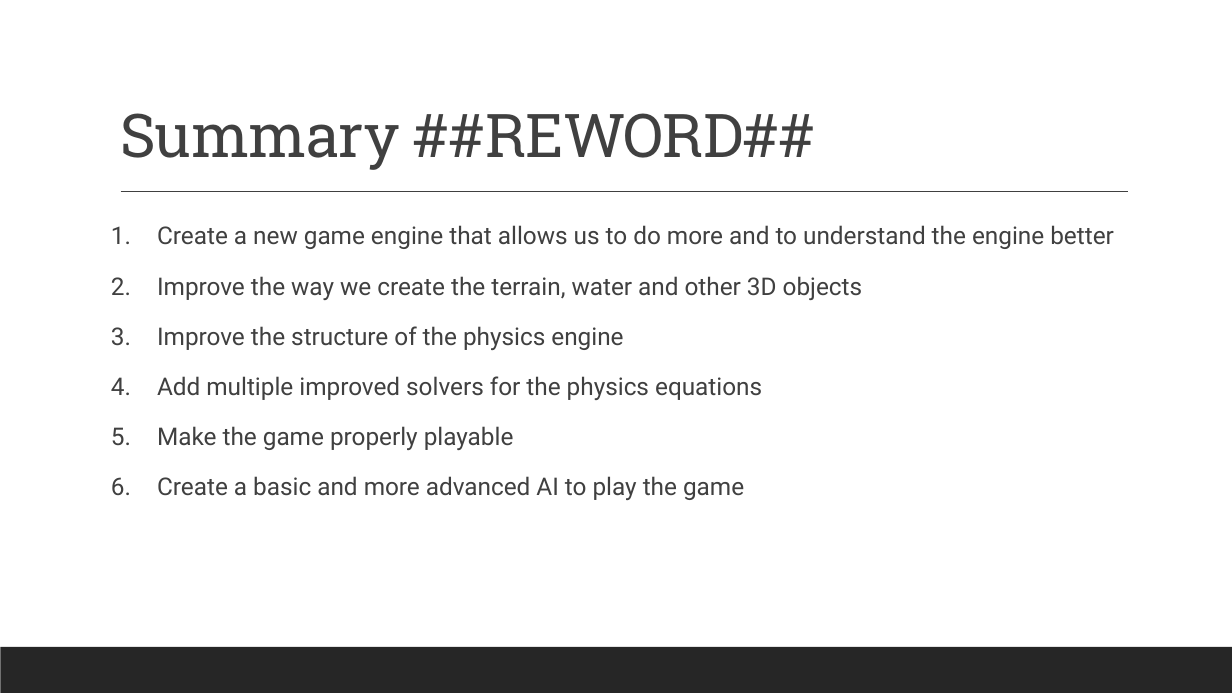
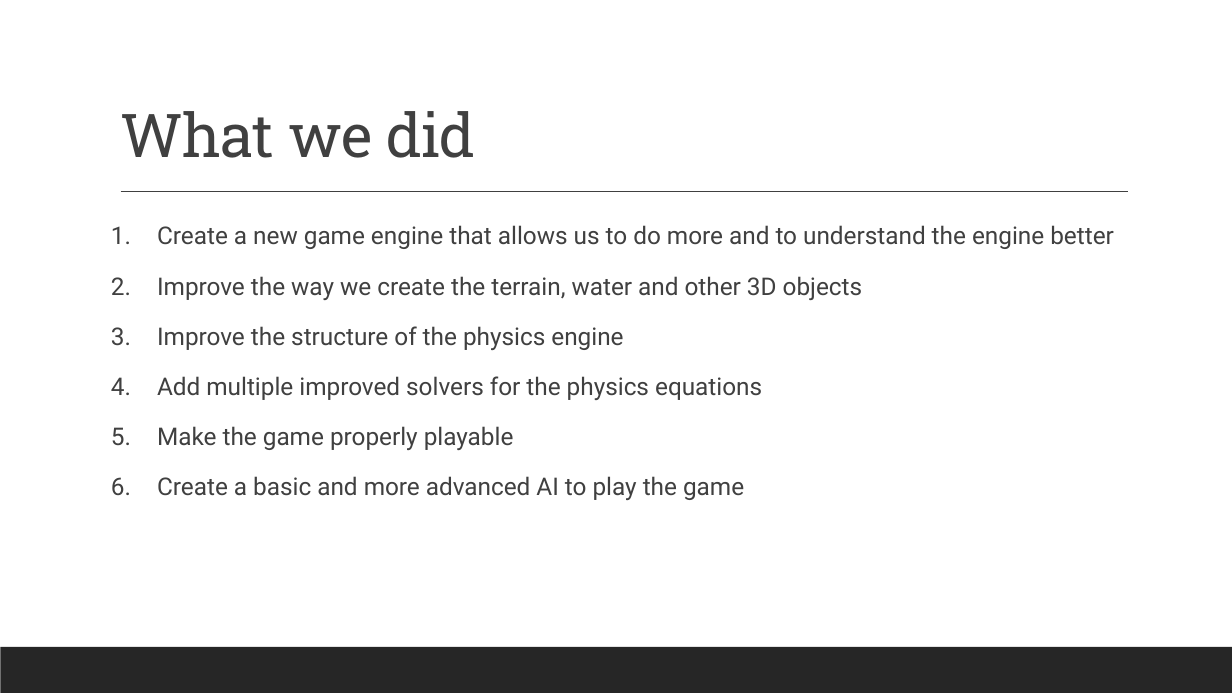
Before and after one commit to renesteeman/Project1-2_Group4, a slide deck: slide 3 of Crazy Putting phase 2.pptx (slide 14 before the commit). Drawn at 1232x693 pixels with LibreOffice and Linux fonts; fonts in the diff are those of the drawing. Boxes give left, top, right and bottom in pixels: in the first picture for what was removed or moved away, otherwise in the second. Text is boxed around its words. In the diff, an @@ line names an element or a change of style, - is before the commit and + after.

```diff
--- a/Crazy Putting phase 2.pptx
+++ b/Crazy Putting phase 2.pptx
@@ title at [120,111,475,158]: text changed @@
-Summary ##REWORD##
+What we did
```
Also in this commit, not shown: 2 other files.
